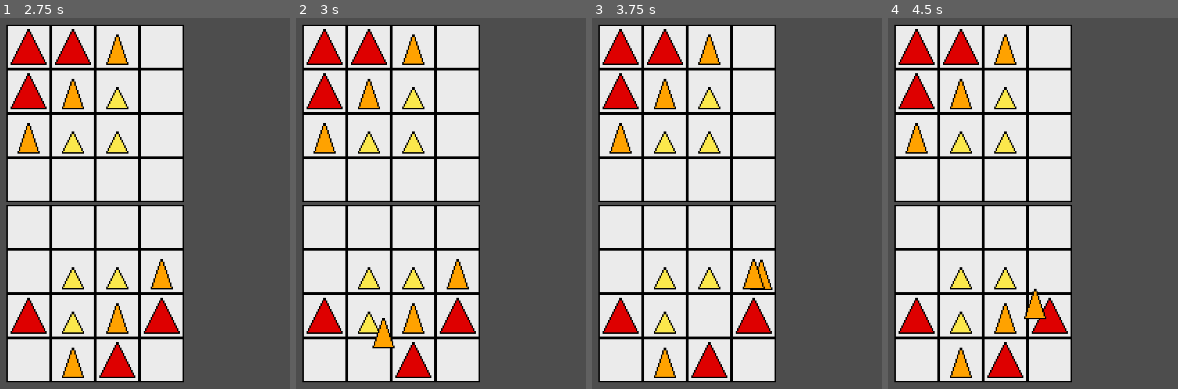
Above: before the commit, frames 1-4 (left to right).
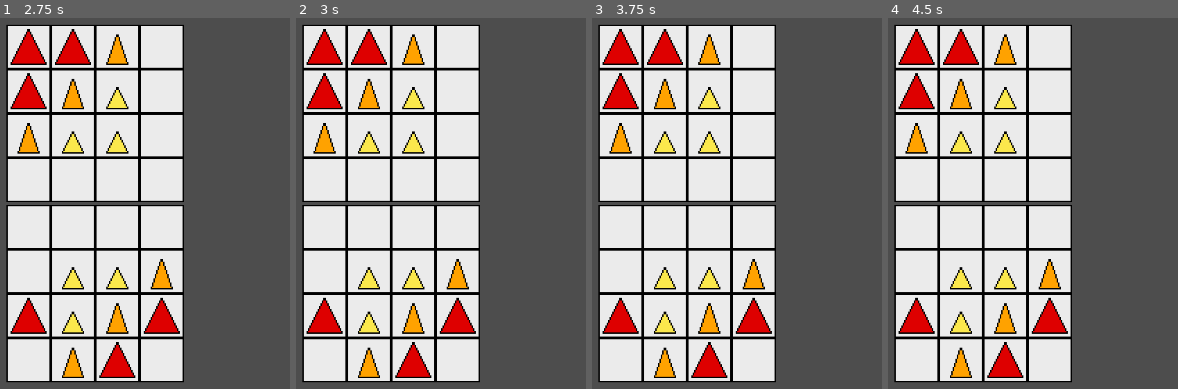
Above: after the commit, the same moments.

Repository: Lorenzo603/martian-chess
Game: Godot game, scene res://main.tscn
The game is run twice, just before and just after one commit, with the same random seed, the same clock (stepped at 60 frames per second) and the same inputs.
Inputs (mouse positions are in pixels of both pictures, inside the frame that each line leads up to):
- Up to frame 1 (2.75 s): tap Enter at 0.5 s; drag from (116, 359) to (29, 270) at 0.52 s; drag from (162, 359) to (29, 314) at 1.27 s; tap Space at 2 s; move the mouse to (162, 314) at 2.02 s; click (162, 314) at 2.17 s
- Up to frame 2 (3 s): tap Enter at 2.75 s; drag from (368, 359) to (412, 270) at 2.77 s
- Up to frame 3 (3.75 s): drag from (708, 314) to (864, 184) at 3.52 s
- Up to frame 4 (4.5 s): drag from (1050, 270) to (1004, 359) at 4.27 s

Frame 1 is identical in both runs. In frame 2, 0.7% of the frame differs, in the area x 21-35%, y 80-98%; in frame 3, 0.6%; in frame 4, 0.7%.

Commit message:
change players turn. Make pieces only draggable in own turn

Diff:
--- a/Board.gd
+++ b/Board.gd
@@ -16,6 +16,13 @@
 	["", "M", "B", "B"],
 ]
 
+func update_player_turn():
+	player_turn += 1
+	if player_turn > MAX_PLAYERS:
+		player_turn = 1
+
+func is_piece_draggable(starting_tile_x, starting_tile_y):
+	return (starting_tile_x > 3 and player_turn == 1) or (starting_tile_x <=3 and player_turn == 2)
 
 func is_move_valid(starting_tile_x, starting_tile_y, destination_tile_x, destination_tile_y):
 	print_debug(str(starting_tile_x) + "," + str(starting_tile_y) + "[" + board_state[starting_tile_x][starting_tile_y] + "]" +
@@ -33,10 +40,14 @@
 
 	var current_piece_type = board_state[starting_tile_x][starting_tile_y]
 	var is_movement_valid = _is_piece_movement_valid(current_piece_type, starting_tile_x, starting_tile_y, destination_tile_x, destination_tile_y)
-	print_debug("is_movement_valid: " + str(is_movement_valid))
+
+	# TODO: cannot "reject" move
+
 	if is_movement_valid:
 		board_state[starting_tile_x][starting_tile_y] = ""
 		board_state[destination_tile_x][destination_tile_y] = current_piece_type
+		# TODO: capture piece
+		update_player_turn()
 	return is_movement_valid
 
 func _is_piece_movement_valid(current_piece_type, starting_tile_x, starting_tile_y, destination_tile_x, destination_tile_y):
--- a/PieceBig.gd
+++ b/PieceBig.gd
@@ -16,10 +16,10 @@
 func _on_area_2d_input_event(viewport, event, shape_idx):
 	if event is InputEventMouseButton:
 		if event.button_index == MOUSE_BUTTON_LEFT and event.pressed:
-			is_dragging = true
-			starting_position = self.global_position
-			# TODO: dragging sprite should always be on the top layer
-			# TODO: make pieces not draggable when not proper player turn
+			if board.is_piece_draggable(starting_tile_x, starting_tile_y):
+				is_dragging = true
+				starting_position = self.global_position
+				# TODO: dragging sprite should always be on the top layer
 
 		elif event.button_index == MOUSE_BUTTON_LEFT and event.is_released():
 			if not is_dragging: # avoids triggering release on pieces in the destination tile
